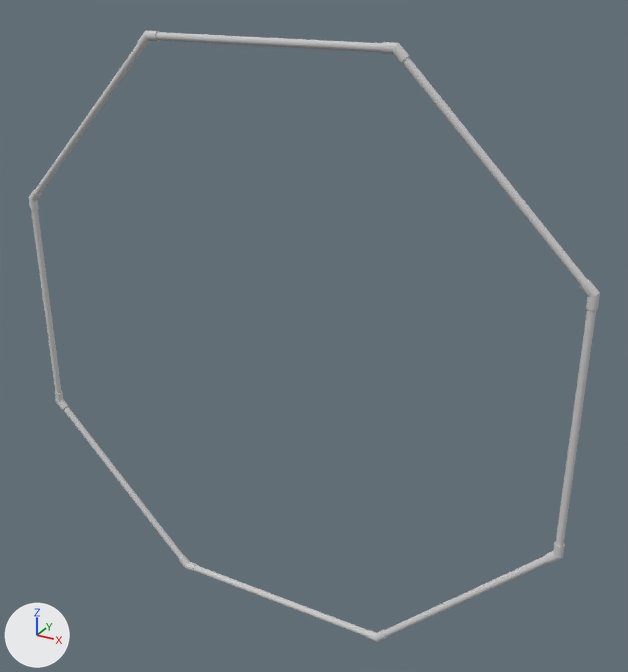
The COLLADA model cusub_sim/robosub_descriptions/models/Octagon/Octagon.dae, before and after one commit.
Camera for both pictures: a 50 mm camera at (6.14, -3.12, 3.19) aimed at (4.33, 0.19, 1.54). Lighting does not change. The marker at lower left points along +X, +Y and +Z.

Names of what the first picture shows: 'node0'.
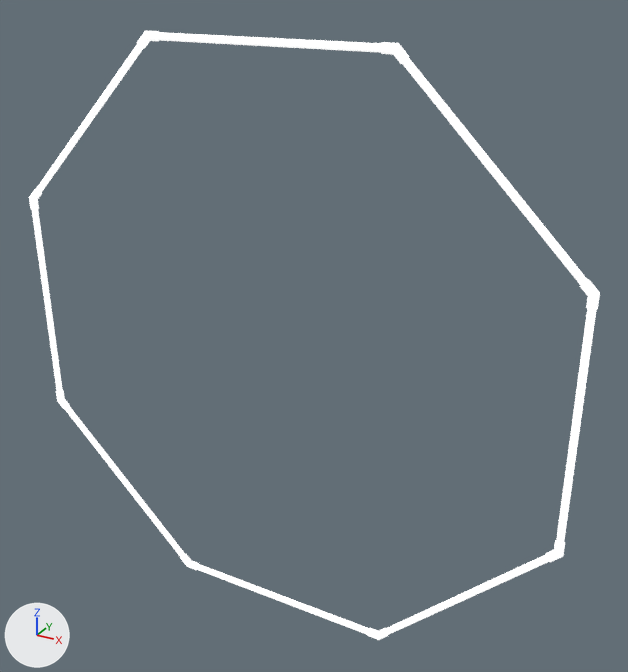
The newer file is also turned or shifted as a whole; pictures and numbers use the older file's frame.

Boxes [x1, y1, x2, y2] around the edits, measured in the pictures (628 x 672 px):
```json
{"object": "node0", "change": "surface changed, moved, turned", "before": [29, 30, 600, 642], "after": [29, 31, 600, 640], "on screen": "grey to white"}
```

Scene script edits in JSON lines:
```json
{"op": "add", "block": "mat_octogon", "code": "mat_octogon.emission_strength = 1.0"}
{"op": "set", "path": "ob_node0.location", "old": "(0.0, 0.0, 0.0)", "new": "(0.0, 0.015, 0.0)"}
{"op": "set", "path": "ob_node0.rotation_euler", "old": "(0.0, 0.0, 0.0)", "new": "(0.00637, 0.0, 0.0)", "note": "degrees (0, 0, 0) -> degrees (0.4, 0, 0)"}
```
